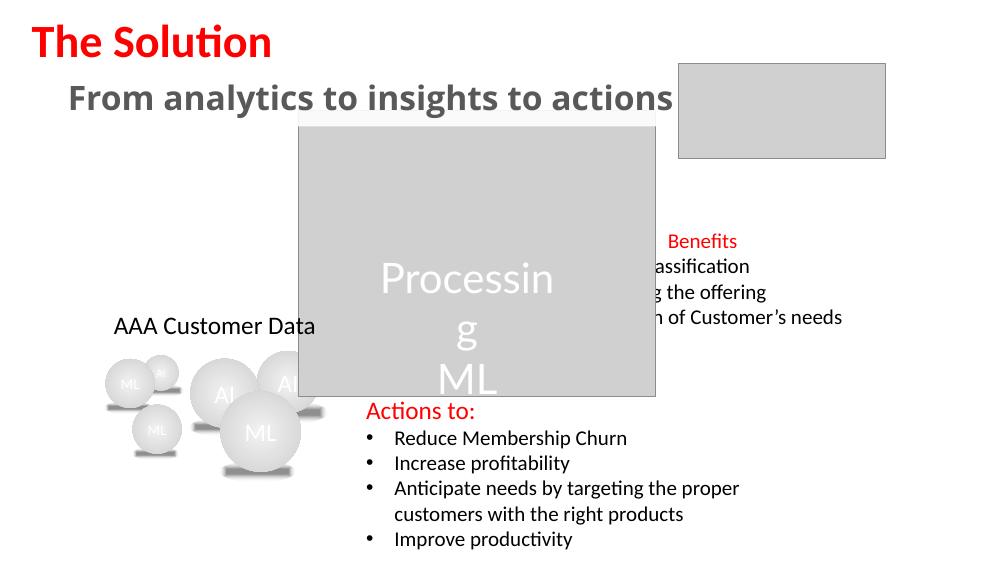
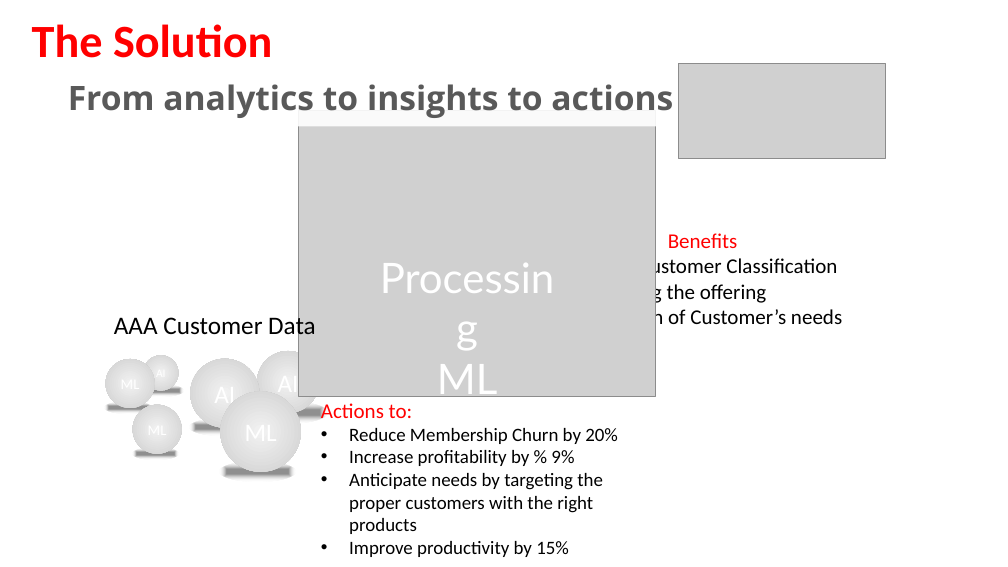
Before and after one commit to ruben-rosa/PDAIML, a slide deck: slide 5 of PDAIML - Ruben Rosa - Capstone Project - Mar 2020.ppsx. Drawn at 1008x567 pixels with LibreOffice and Linux fonts; fonts in the diff are those of the drawing; grey boxes stand for pictures. Boxes give left, top, right and bottom in pixels: in the first picture for what was removed or moved away, otherwise in the second. Text is boxed around its words. In the diff, an @@ line names an element or a change of style, - is before the commit and + after.

Commit message:
draft v2
Draft v2 ppt

```diff
--- a/PDAIML - Ruben Rosa - Capstone Project - Mar 2020.ppsx
+++ b/PDAIML - Ruben Rosa - Capstone Project - Mar 2020.ppsx
@@ text at [639,256,837,280]: text changed @@
-• Proper Classification
+• Proper Customer Classification
@@ text "Actions to:": place and size @@
-text "Actions to:" at [366,401,740,550]
+text "Actions to:" at [321,403,618,557]
@@ text at [321,403,603,534]: size 24 to 20 pt in "Actions to:"; size 20 to 18 pt in "Anticipate needs by targeting the proper customers ..." @@
@@ text at [349,428,618,466]: text changed; size 20 to 18 pt @@
-• Reduce Membership Churn
-• Increase profitability
+• Reduce Membership Churn by 20%
+• Increase profitability by % 9%
@@ text at [349,541,569,557]: text changed; size 20 to 18 pt @@
-• Improve productivity
+• Improve productivity by 15%
```
Also in this commit, not shown: 2 other slides changed, 1 slide added, 1 other file.
